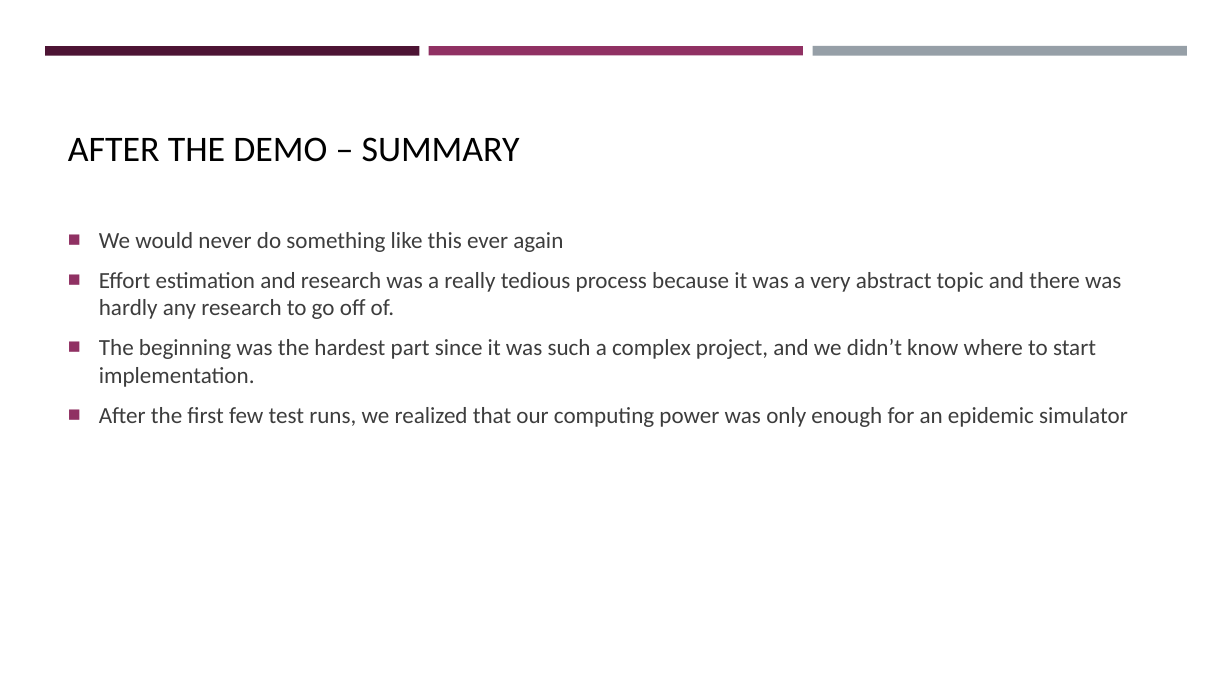
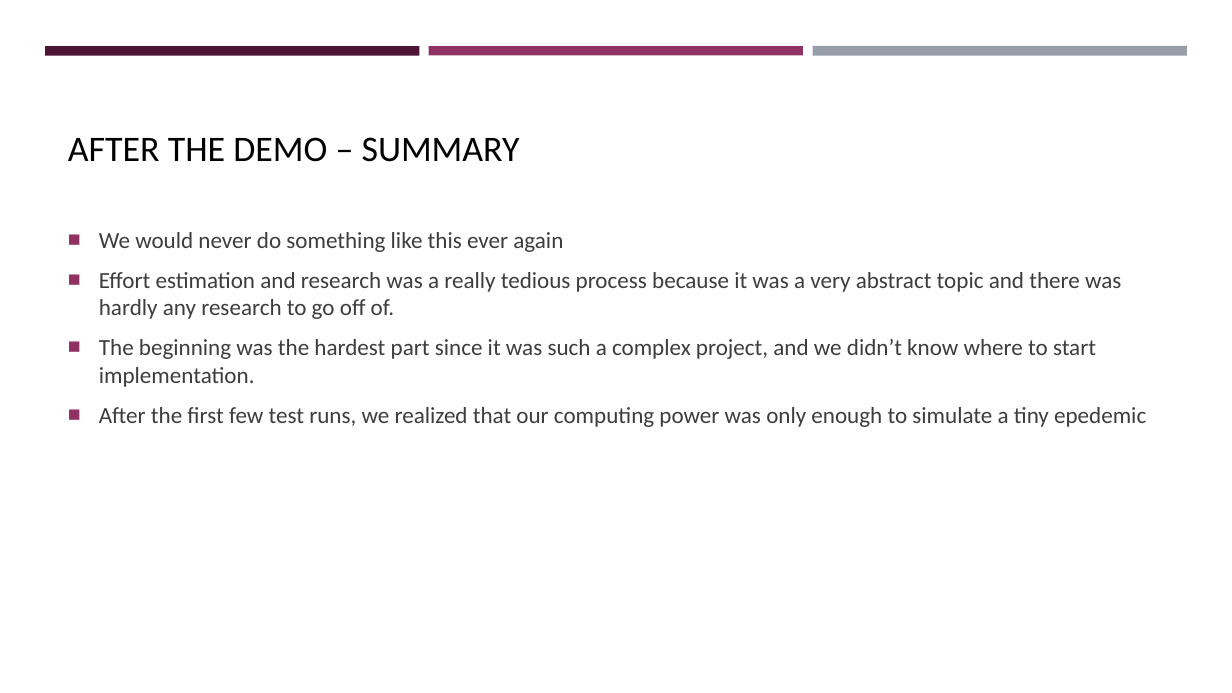
Before and after one commit to Dominik-Ortbauer/if.05.61_01-project-repository, a slide deck: slide 5 of 01_ProjectPlanning/Pandemic_Simulator.pptx. Drawn at 1232x693 pixels with LibreOffice and Linux fonts; fonts in the diff are those of the drawing; background and template pictures are left out. Boxes give left, top, right and bottom in pixels: in the first picture for what was removed or moved away, otherwise in the second. Text is boxed around its words. In the diff, an @@ line names an element or a change of style, - is before the commit and + after.

```diff
--- a/01_ProjectPlanning/Pandemic_Simulator.pptx
+++ b/01_ProjectPlanning/Pandemic_Simulator.pptx
@@ text at (99,407,1146,427): text changed @@
-■ After the first few test runs, we realized that our computing power was only enough for an epidemic simulator
+■ After the first few test runs, we realized that our computing power was only enough to simulate a tiny epedemic
```
Also in this commit, not shown: 3 other files.
